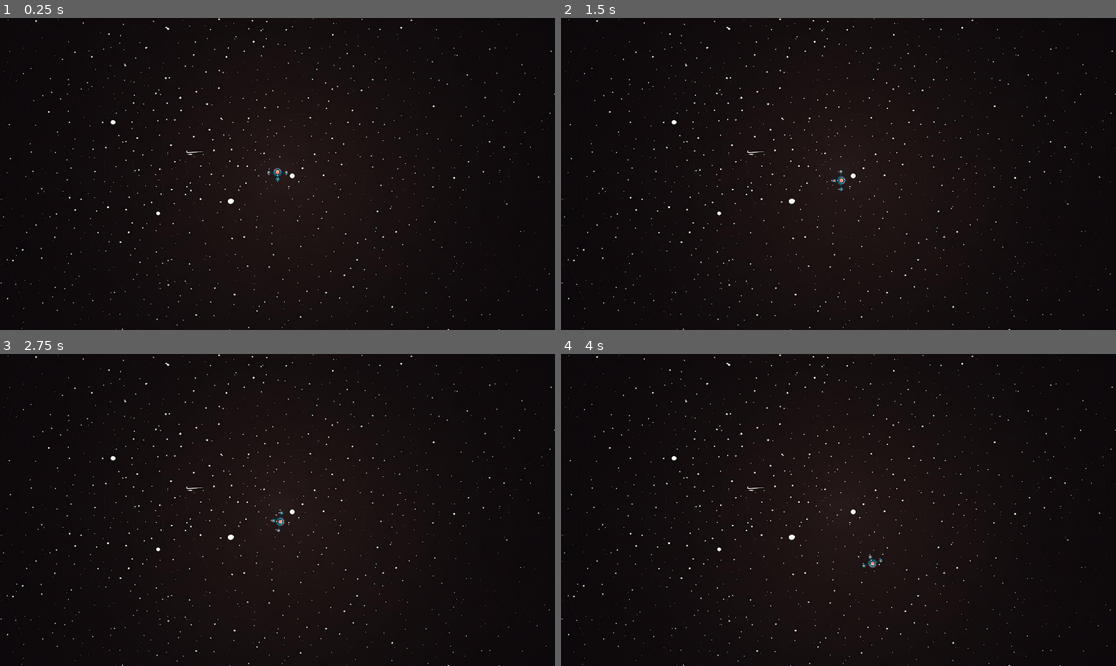
Above: before the commit, frames 1-4 (two rows, left to right).
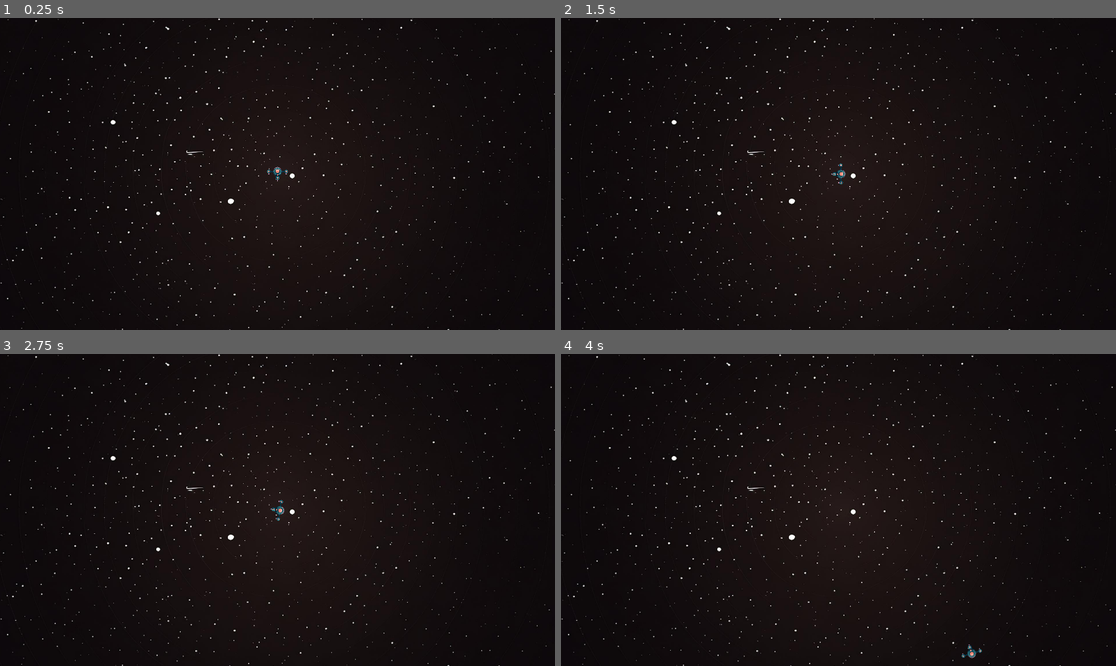
Above: after the commit, the same moments.

Repository: AbdulqadirQ/astroclone
Game: Godot game, scene res://scenes/level.tscn
Same seed, same stepped clock (60 frames per second), same inputs: the game is played once before the commit and once after it.
Inputs:
- Up to frame 1 (0.25 s): no input
- Up to frame 2 (1.5 s): hold D (right) 0.53-1.28 s; hold A (left) from 1.28 s (still down)
- Up to frame 3 (2.75 s): release A (left) at 2.03 s; hold D (right) from 2.03 s (still down)
- Up to frame 4 (4 s): release D (right) at 2.78 s; hold W (forward) 2.78-3.53 s; hold A (left) from 3.53 s (still down)

The runs differ from the first frame. In frame 1, less than 0.1% of the frame differs, in the area x 48-52%, y 47-53%; in frame 2, 0.1%; in frame 3, 0.1%; in frame 4, 0.1%, in the area x 54-76%, y 64-98%.

Commit message:
Added mass to ship

Diff:
--- a/scenes/player.tscn
+++ b/scenes/player.tscn
@@ -4,6 +4,7 @@
 [ext_resource type="Script" path="res://scripts/player.gd" id="1_y5og6"]
 
 [node name="Player" type="RigidBody2D"]
+gravity_scale = 0.0
 script = ExtResource("1_y5og6")
 
 [node name="PlayerSprite" type="Sprite2D" parent="."]
--- a/scripts/player.gd
+++ b/scripts/player.gd
@@ -1,8 +1,8 @@
 extends RigidBody2D
 
-@export var ship_impulse := 5
-@export var rotation_speed = 500
-
+@export var ship_mass_kg = 500000
+var ROTATION_TORQUE = 500 * ship_mass_kg
+var SHIP_IMPULSE = 20 * ship_mass_kg
 const INERTIA = 0 # the higher this value, the more difficult it is for ship to turn
 const GRAVITY = 0
 
@@ -17,18 +17,18 @@
 func _process(delta):
 	pass
 
-
 func _integrate_forces(state):
 	gravity_scale = GRAVITY
+	$".".mass = ship_mass_kg
 	if Input.is_action_pressed("forward"):
 		var angle = $".".rotation
-		apply_central_impulse(Vector2(sin(-angle), cos(angle)) * -ship_impulse)
+		apply_central_impulse(Vector2(sin(-angle), cos(angle)) * -SHIP_IMPULSE)
 
 	set_inertia(INERTIA)
 	if Input.is_action_pressed("right"):
-		apply_torque(rotation_speed)
+		apply_torque(ROTATION_TORQUE)
 	if Input.is_action_pressed("left"):
-		apply_torque(-rotation_speed)
+		apply_torque(-ROTATION_TORQUE)
 	screen_wrap()
 
 func screen_wrap():
